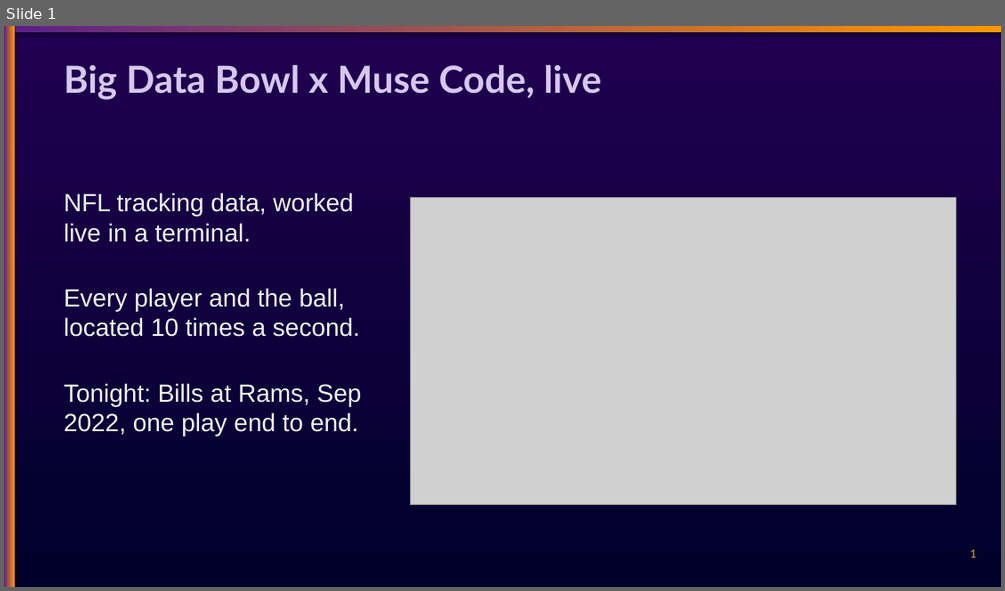
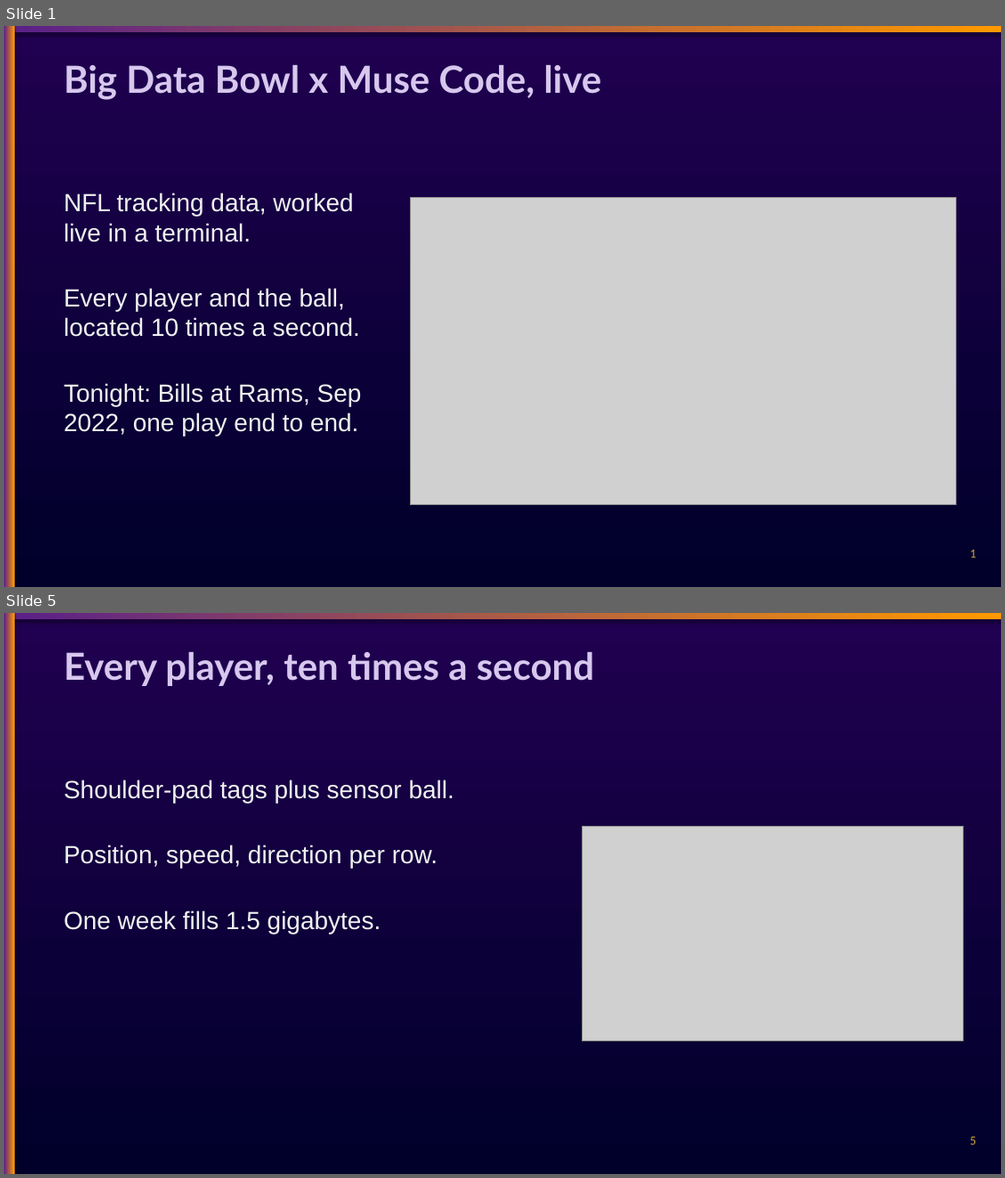
Before and after one commit to chasko-labs/nfl-big-data-bowl-2027, a slide deck: deck/unified.pptx. Shown one above the other, each under a label of ours: slide 1 before the commit, slides 1 and 5 after it; the slides between them are not shown. The pictures are 1005x591 and 1005x1178 pixels, drawn with LibreOffice and Linux fonts; fonts in the diff are those of the drawing; grey boxes stand for pictures. Boxes give left, top, right and bottom in pixels: in the first picture for what was removed or moved away, otherwise in the second. Text is boxed around its words. In the diff, an @@ line names an element or a change of style, - is before the commit and + after.

```diff
--- a/deck/unified.pptx
+++ b/deck/unified.pptx
@@ slide 5 added at <box>4,613,1001,1174</box>, background gradient #00002A to #200050 @@
@@ rectangle added at <box>4,613,1001,619</box>, fill gradient #5A1F8A to #FF9900 @@
@@ rectangle added at <box>4,613,15,1174</box>, fill gradient #5A1F8A to #FF9900 @@
@@ text added at <box>64,652,594,686</box>, 36 pt, text #D7C7EE, bold @@
+Every player, ten times a second
@@ text added at <box>64,779,454,933</box>, 24 pt, text #F0F0F0 @@
+Shoulder-pad tags plus sensor ball.
+Position, speed, direction per row.
+One week fills 1.5 gigabytes.
@@ picture added at <box>582,826,963,1041</box> @@
@@ text added at <box>970,1136,976,1144</box>, 12 pt, text #C9A23F @@
+5
```
Also in this commit, not shown: 7 slides changed, 8 other slides added, 9 slides removed.
